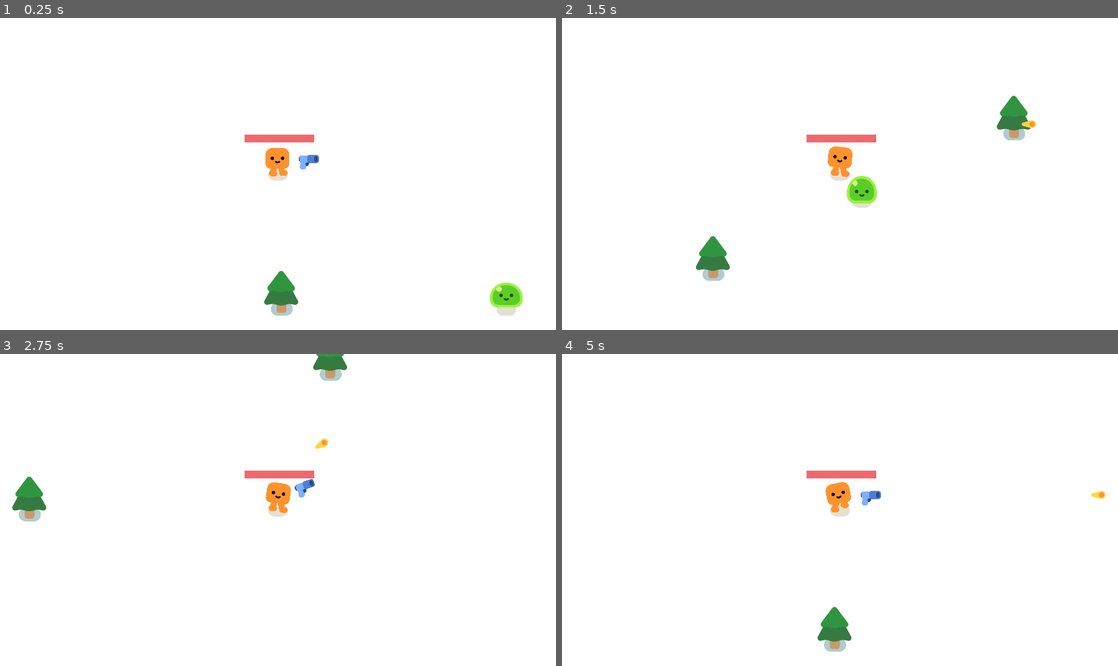
Above: before the commit, frames 1-4 (two rows, left to right).
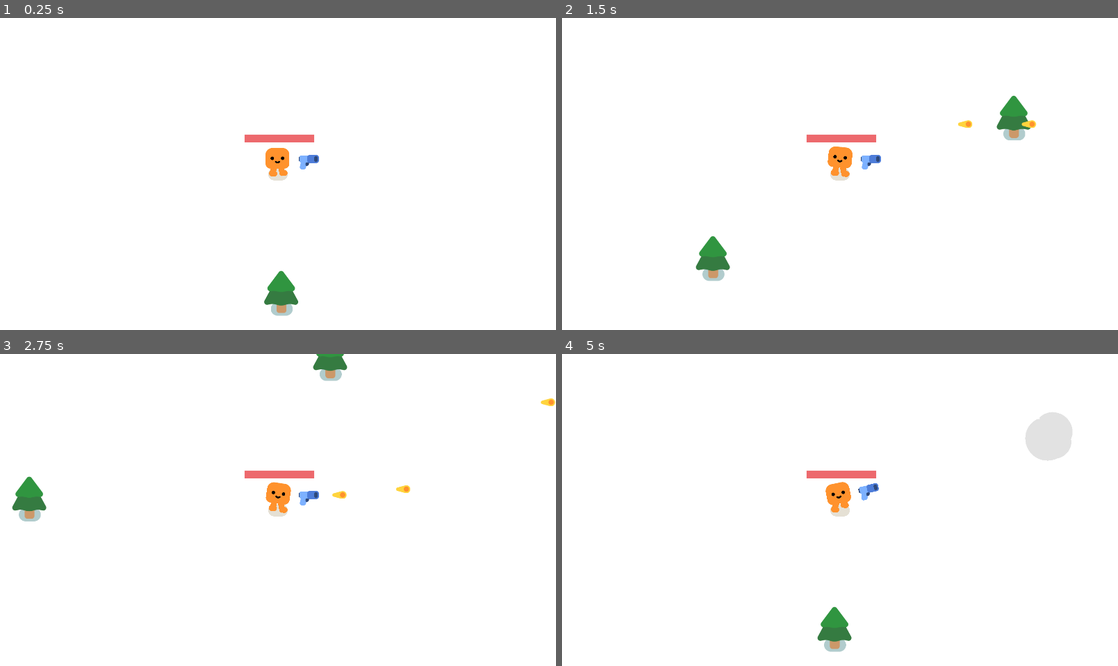
Above: after the commit, the same moments.

Repository: Kuui22/Godot_test
Game: Godot game, scene res://survivors_game.tscn
The game is run twice, just before and just after one commit, with the same random seed, the same clock (stepped at 60 frames per second) and the same inputs.
Inputs:
- Up to frame 1 (0.25 s): no input
- Up to frame 2 (1.5 s): hold D (move_right) 0.53-1.28 s; hold S (move_down) from 1.28 s (still down)
- Up to frame 3 (2.75 s): release S (move_down) at 2.03 s; hold D (move_right) from 2.03 s (still down)
- Up to frame 4 (5 s): release D (move_right) at 2.78 s; hold W (move_up) 2.78-3.53 s; hold A (move_left) from 3.53 s (still down)

The runs differ from the first frame. In frame 1, 0.5% of the frame differs, in the area x 88-94%, y 84-96%; in frame 2, 0.6%; in frame 3, 0.4%; in frame 4, 1.2%, in the area x 53-98%, y 18-49%.

Commit message:
finished tutorial
okayge

Diff:
--- a/2d-project-start/gun.gd
+++ b/2d-project-start/gun.gd
@@ -22,8 +22,7 @@
 func shoot():
 	const BULLET = preload("res://bullet.tscn")
 	var new_bullet = BULLET.instantiate()
-	new_bullet.global_position = %ShootingPoint.global_position
-	new_bullet.global_rotation = %ShootingPoint.global_rotation
+	new_bullet.global_transform = %ShootingPoint.global_transform
 
 	%ShootingPoint.add_child(new_bullet)
 
--- /dev/null
+++ b/2d-project-start/main.gd
@@ -0,0 +1,24 @@
+extends Node2D
+
+@export var spawn_radius = 1000
+@export var mob:PackedScene
+
+const SLIME:PackedScene = preload("res://slime.tscn")
+
+@onready var player = %Player
+
+func _ready():
+	mob = SLIME
+
+
+func _on_spawn_timer_timeout():
+	var mob_angle:float = randf_range(0.0, TAU)
+	var mob_position:Vector2 = Vector2(spawn_radius,0.0).rotated(mob_angle)
+	var new_mob = mob.instantiate()
+	new_mob.global_position = player.global_position + mob_position
+	add_child(new_mob)
+
+
+func _on_player_health_depleted():
+	%GameOver.visible = true
+	get_tree().paused = true
--- a/2d-project-start/slime.gd
+++ b/2d-project-start/slime.gd
@@ -1,20 +1,26 @@
 extends CharacterBody2D
 #@export var slime:Node2D
-var health = 3
+var health:int = 3
 
 
 @onready var player = get_node("/root/Game/Player")
 @onready var Slime = %Slime
-@export var DAMAGE = 5
+@export var DAMAGE:float = 5.0
 
+
+var target
 
 func _ready():
 	Slime.play_walk()
+	target = player
 
 
 func _physics_process(_delta):
-	var direction = global_position.direction_to(player.global_position)
-	velocity = direction * 300
+	if(target):
+		var direction = global_position.direction_to(target.global_position)
+		velocity = direction * 300
+	else:
+		pass
 	move_and_slide()
 
 func take_damage():
--- a/2d-project-start/survivors_game.tscn
+++ b/2d-project-start/survivors_game.tscn
@@ -1,11 +1,12 @@
 [gd_scene load_steps=4 format=3 uid="uid://c6wy1u7j3oegw"]
 
+[ext_resource type="Script" path="res://main.gd" id="1_80vvg"]
 [ext_resource type="PackedScene" uid="uid://ccqvp7v3wrfu6" path="res://player.tscn" id="1_ts5ya"]
 [ext_resource type="PackedScene" uid="uid://rbs34u57e1hy" path="res://pine_tree.tscn" id="2_c4jlw"]
-[ext_resource type="PackedScene" uid="uid://cao6h8v5qixt" path="res://slime.tscn" id="3_pyr3d"]
 
 [node name="Game" type="Node2D"]
 y_sort_enabled = true
+script = ExtResource("1_80vvg")
 
 [node name="CanvasLayer" type="CanvasLayer" parent="."]
 layer = -1
@@ -15,6 +16,7 @@
 offset_bottom = 1080.0
 
 [node name="Player" parent="." instance=ExtResource("1_ts5ya")]
+unique_name_in_owner = true
 position = Vector2(369, 207)
 
 [node name="Pine_tree" parent="." instance=ExtResource("2_c4jlw")]
@@ -23,5 +25,39 @@
 [node name="Pine_tree2" parent="." instance=ExtResource("2_c4jlw")]
 position = Vector2(381, 675)
 
-[node name="Slime" parent="." instance=ExtResource("3_pyr3d")]
-position = Vector2(1222, 713)
+[node name="Mob_spawner" type="Node2D" parent="."]
+
+[node name="Spawn_timer" type="Timer" parent="Mob_spawner"]
+wait_time = 3.0
+autostart = true
+
+[node name="GameOver" type="CanvasLayer" parent="."]
+unique_name_in_owner = true
+visible = false
+
+[node name="ColorRect" type="ColorRect" parent="GameOver"]
+anchors_preset = 15
+anchor_right = 1.0
+anchor_bottom = 1.0
+grow_horizontal = 2
+grow_vertical = 2
+color = Color(0, 0, 0, 0.631373)
+
+[node name="Label" type="Label" parent="GameOver/ColorRect"]
+layout_mode = 1
+anchors_preset = 8
+anchor_left = 0.5
+anchor_top = 0.5
+anchor_right = 0.5
+anchor_bottom = 0.5
+offset_left = -43.5
+offset_top = -11.5
+offset_right = 43.5
+offset_bottom = 11.5
+grow_horizontal = 2
+grow_vertical = 2
+theme_override_font_sizes/font_size = 150
+text = "Game Over"
+
+[connection signal="health_depleted" from="Player" to="." method="_on_player_health_depleted"]
+[connection signal="timeout" from="Mob_spawner/Spawn_timer" to="." method="_on_spawn_timer_timeout"]
